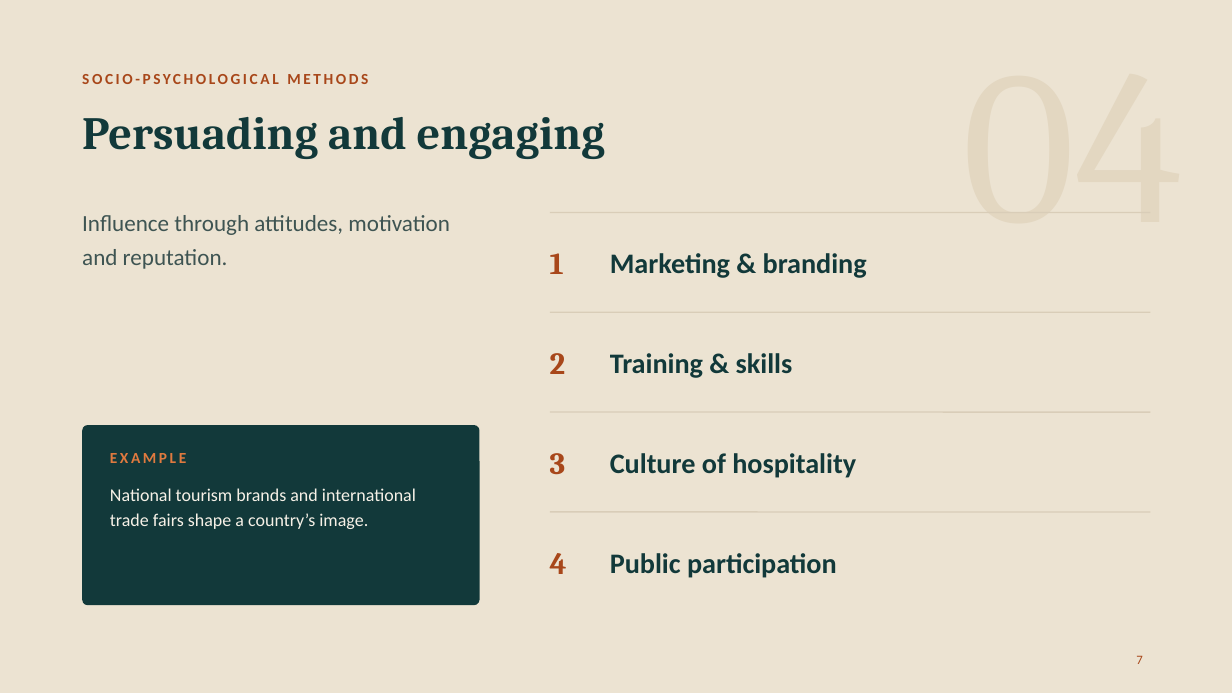
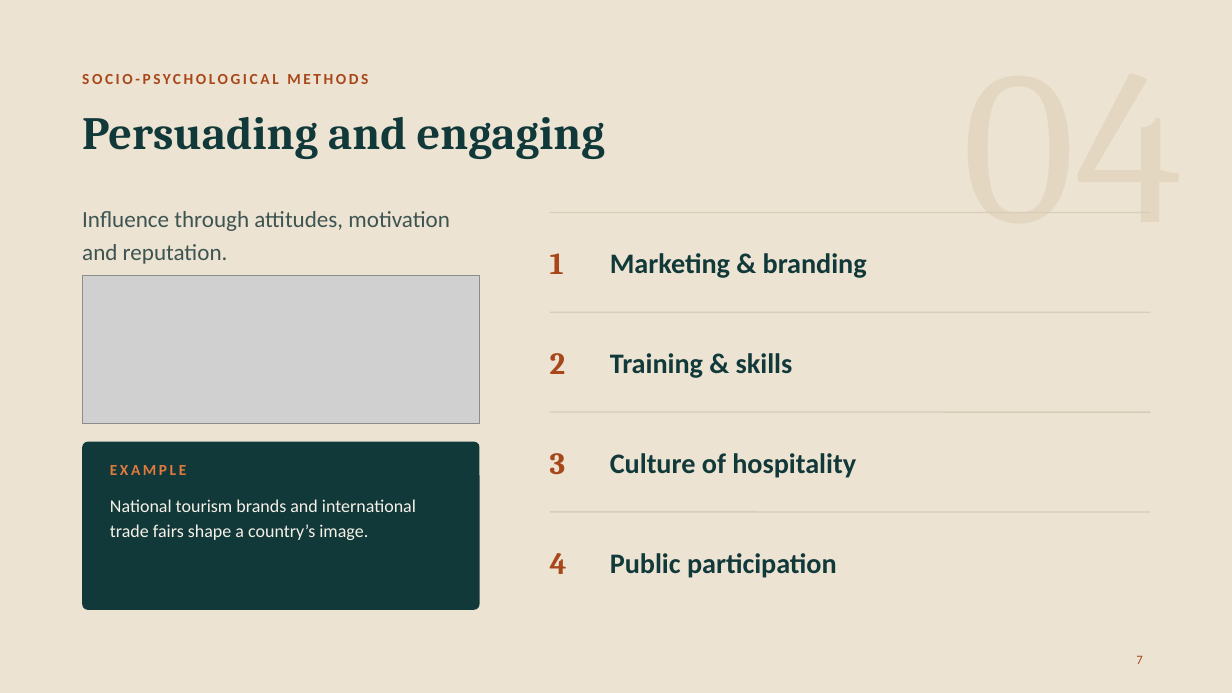
Before and after one commit to Notgera/Notgera, a slide deck: slide 7 of Management_Methods_in_Tourism_Policy.pptx. Drawn at 1232x693 pixels with LibreOffice and Linux fonts; fonts in the diff are those of the drawing; grey boxes stand for pictures. Boxes give left, top, right and bottom in pixels: in the first picture for what was removed or moved away, otherwise in the second. Text is boxed around its words. In the diff, an @@ line names an element or a change of style, - is before the commit and + after.

```diff
--- a/Management_Methods_in_Tourism_Policy.pptx
+++ b/Management_Methods_in_Tourism_Policy.pptx
@@ text "Influence through attitudes, motivation and ...": place and size @@
-text "Influence through attitudes, motivation and ..." at box(82, 215, 450, 269)
+text "Influence through attitudes, motivation and ..." at box(82, 211, 450, 264)
@@ picture added at box(82, 275, 480, 423) @@
@@ rounded rectangle: place and size @@
-rounded rectangle at box(82, 425, 480, 605)
+rounded rectangle at box(82, 442, 480, 610)
@@ rounded rectangle at box(82, 442, 480, 610): proportions changed @@
@@ text "EXAMPLE": place and size @@
-text "EXAMPLE" at box(110, 453, 186, 463)
+text "EXAMPLE" at box(110, 465, 186, 475)
@@ text "National tourism brands and international ...": place and size @@
-text "National tourism brands and international ..." at box(110, 488, 416, 529)
+text "National tourism brands and international ..." at box(110, 499, 416, 540)
```
Also in this commit, not shown: 5 other slides changed.
